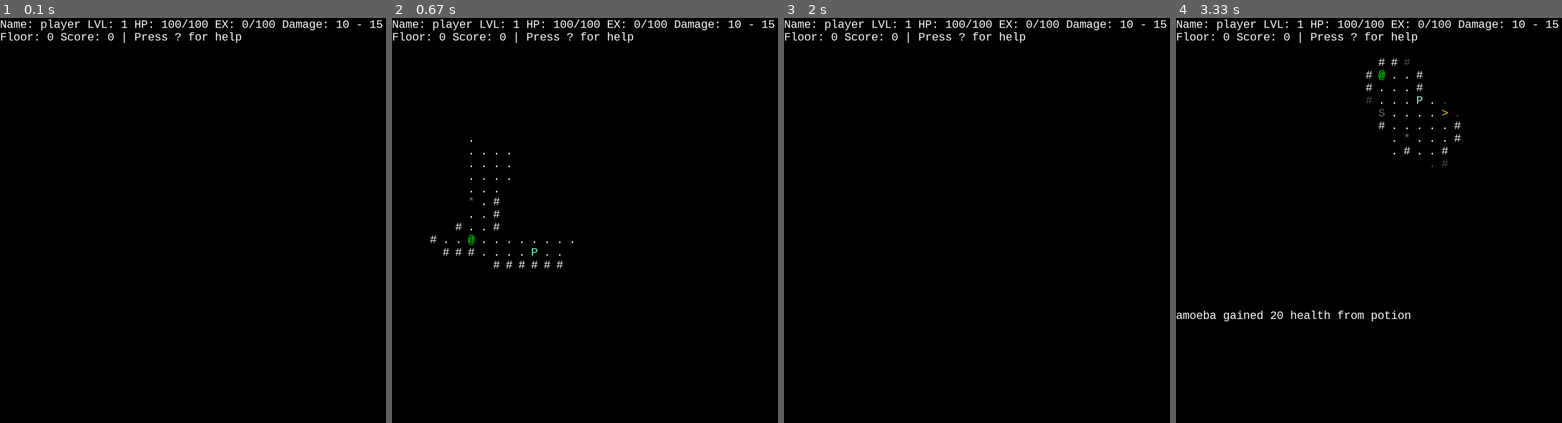
Above: before the commit, frames 1-4 (left to right).
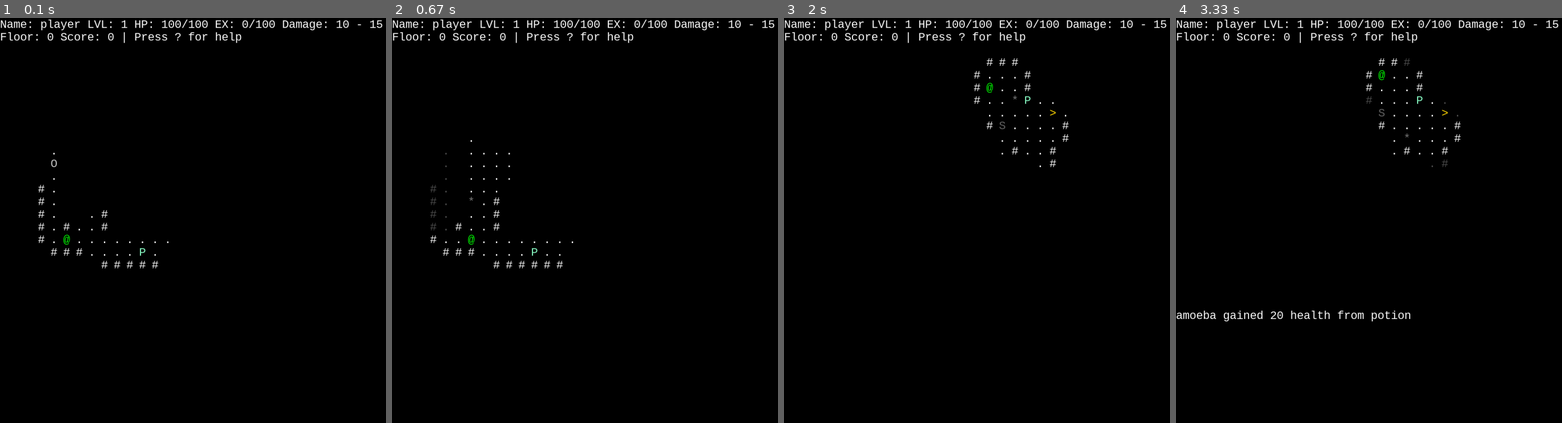
Above: after the commit, the same moments.

Repository: pyrotek45/pygame-roguehack
Game: pygame game, started from game.py
Same seed, same stepped clock (60 frames per second), same inputs: the game is played once before the commit and once after it.
Inputs:
- Up to frame 1 (0.1 s): no input
- Up to frame 2 (0.67 s): hold Right from 0.33 s (still down)
- Up to frame 3 (2 s): release Right at 0.8 s; hold Up 0.83-1.13 s; hold Right 1.17-1.63 s; tap R at 1.67 s
- Up to frame 4 (3.33 s): hold Left 2-2.53 s; tap / at 2.15 s; hold Down 2.57-2.87 s; hold Left 2.9-3.3 s; tap K at 3.05 s

The runs differ from the first frame. In frame 1, 0.4% of the frame differs, in the area x 9-44%, y 33-62%; in frame 2, less than 0.1%; in frame 3, 0.4%; in frame 4, nothing differs.

Commit message:
Removed black screen and added map exploration memory

Diff:
--- a/game.py
+++ b/game.py
@@ -42,8 +42,10 @@
 
         # Fog of war system
         self.visible_tiles = set()  # Tiles currently visible
-        self.seen_tiles = set()  # Tiles that have ever been seen
+        self.seen_tiles = set()  # Tiles that have ever been seen on current floor
         self.vision_radius = 8  # Vision range
+        self.floor_seen_tiles = {self.current_floor: self.seen_tiles}
+        self.calculate_fov()
 
     def reset(self):
         self.state = State.OVERWORLD
@@ -57,6 +59,8 @@
         # Reset fog of war
         self.visible_tiles = set()
         self.seen_tiles = set()
+        self.floor_seen_tiles = {self.current_floor: self.seen_tiles}
+        self.calculate_fov()
 
     def add_mobs(self, num):
         for _ in range(num):
@@ -68,6 +72,9 @@
         return self.floors[self.current_floor]
 
     def go_down_stairs(self):
+        # Store explored tiles for the current floor before leaving
+        self.floor_seen_tiles[self.current_floor] = self.seen_tiles
+
         if self.current_floor == len(self.floors) - 1:
             new_floor = Floor(self, GRID_W, GRID_H)
             # fill with mobs
@@ -93,14 +100,21 @@
         self.player.x, self.player.y = self.map.find_up_stairs(self.map.grid)
         # Reset fog of war for new floor
         self.visible_tiles = set()
-        self.seen_tiles = set()
+        self.seen_tiles = self.floor_seen_tiles.setdefault(self.current_floor, set())
+        self.floor_seen_tiles[self.current_floor] = self.seen_tiles
+        self.calculate_fov()
 
     def go_up_stairs(self):
+        # Store explored tiles for the current floor before leaving
+        self.floor_seen_tiles[self.current_floor] = self.seen_tiles
+
         self.current_floor -= 1
         self.player.x, self.player.y = self.map.find_down_stairs(self.map.grid)
         # Reset fog of war for new floor
         self.visible_tiles = set()
-        self.seen_tiles = set()
+        self.seen_tiles = self.floor_seen_tiles.setdefault(self.current_floor, set())
+        self.floor_seen_tiles[self.current_floor] = self.seen_tiles
+        self.calculate_fov()
 
     # log can only show 8, so perhaps list needs to erase non visable ones, otherwise
     # list could grow and waste memory. unless there is a log history feature at some point?
